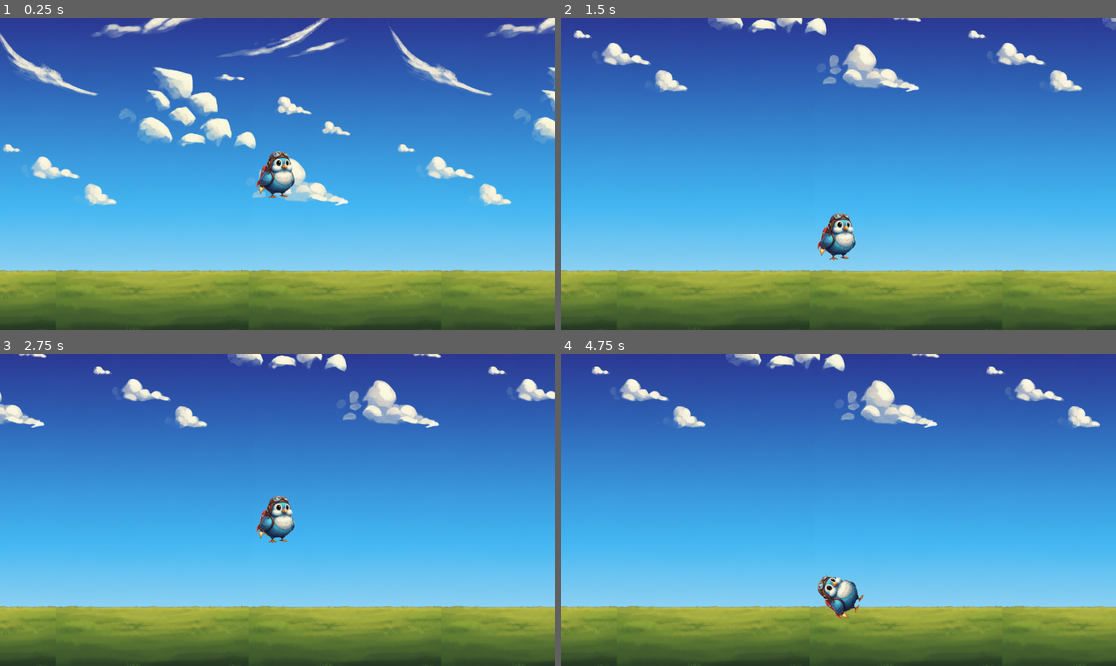
Above: before the commit, frames 1-4 (two rows, left to right).
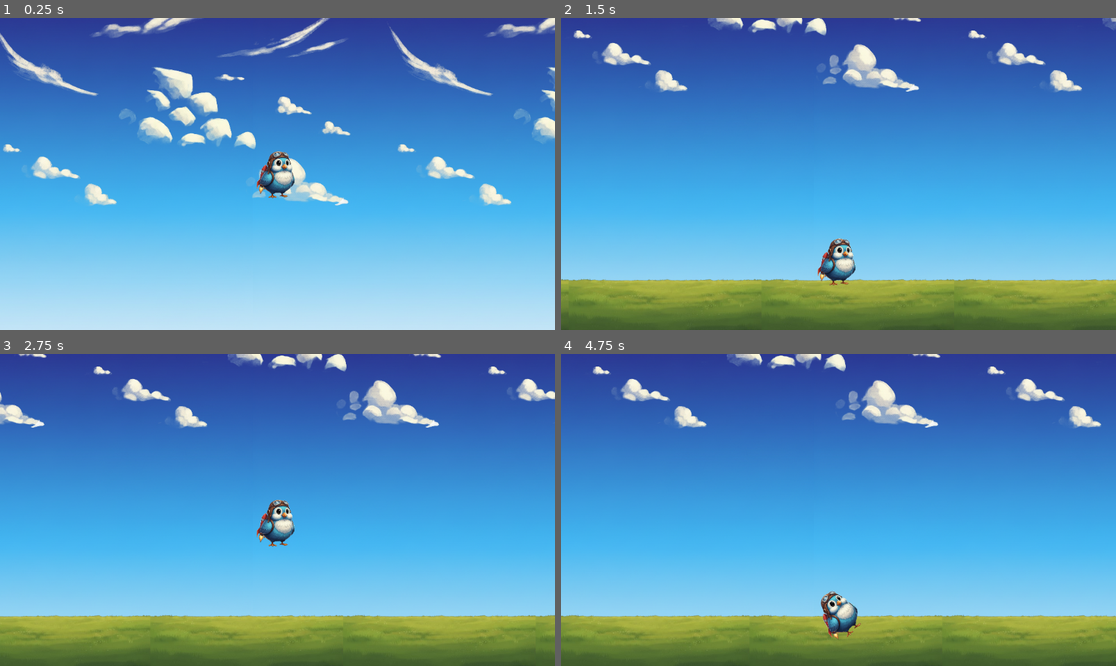
Above: after the commit, the same moments.

Repository: elminsterii/MyFunnyWorld
Game: Godot game, scene res://main.tscn
Same seed, same stepped clock (60 frames per second), same inputs: the game is played once before the commit and once after it.
Inputs (mouse positions are in pixels of both pictures, inside the frame that each line leads up to):
- Up to frame 1 (0.25 s): no input
- Up to frame 2 (1.5 s): move the mouse to (960, 158) at 0.52 s; click (960, 158) at 0.67 s; drag from (727, 189) to (810, 236) at 1.27 s
- Up to frame 3 (2.75 s): move the mouse to (333, 441) at 2.02 s; click (333, 441) at 2.17 s
- Up to frame 4 (4.75 s): drag from (810, 572) to (672, 463) at 2.77 s; move the mouse to (1005, 556) at 3.52 s; click (1005, 556) at 3.67 s; drag from (672, 463) to (755, 432) at 4.27 s

The runs differ from the first frame. In frame 1, 19% of the frame differs, in the area x 0-100%, y 80-100%; in frame 2, 11%; in frame 3, 11%; in frame 4, 11%.

Commit message:
correct the ground hierarchy and adjust position of the ground in main scene.

Diff:
--- a/main.tscn
+++ b/main.tscn
@@ -10,5 +10,6 @@
 
 [node name="Ground" parent="." instance=ExtResource("2_0xm2m")]
 z_index = 10
+position = Vector2(300, 950)
 
 [node name="Character" parent="." instance=ExtResource("3_h2yge")]
--- a/zones/backgrounds/ground.tscn
+++ b/zones/backgrounds/ground.tscn
@@ -7,23 +7,23 @@
 bounce = 0.2
 
 [sub_resource type="WorldBoundaryShape2D" id="WorldBoundaryShape2D_qf1tf"]
-distance = -605.0
 
 [node name="Ground" type="Node2D"]
 
-[node name="Ground" type="Parallax2D" parent="."]
-scroll_scale = Vector2(0, 0)
+[node name="PhysicalGround" type="StaticBody2D" parent="."]
+physics_material_override = SubResource("PhysicsMaterial_qf1tf")
+
+[node name="CollisionShape2D" type="CollisionShape2D" parent="PhysicalGround"]
+shape = SubResource("WorldBoundaryShape2D_qf1tf")
+
+[node name="GroundImage" type="Parallax2D" parent="."]
 repeat_size = Vector2(500, 0)
 repeat_times = 3
 
-[node name="Ground" type="StaticBody2D" parent="Ground"]
-physics_material_override = SubResource("PhysicsMaterial_qf1tf")
-
-[node name="Image" type="Sprite2D" parent="Ground/Ground"]
+[node name="Image" type="Sprite2D" parent="GroundImage"]
 texture_repeat = 2
-position = Vector2(251, 491)
+position = Vector2(0, -120)
 texture = ExtResource("1_qf1tf")
+centered = false
+offset = Vector2(0, -270)
 region_rect = Rect2(0, 0, 0, 500)
-
-[node name="CollisionShape2D" type="CollisionShape2D" parent="Ground/Ground"]
-shape = SubResource("WorldBoundaryShape2D_qf1tf")
